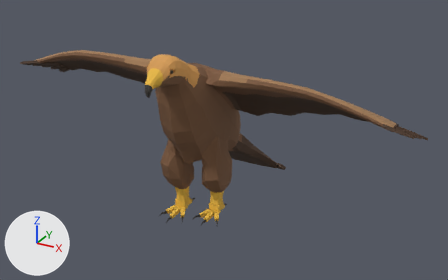
The glTF model creatures/experiments/boxmodel/abc/t7x/zoo/eagle/stage4/eagle.glb: old version first, new version second.
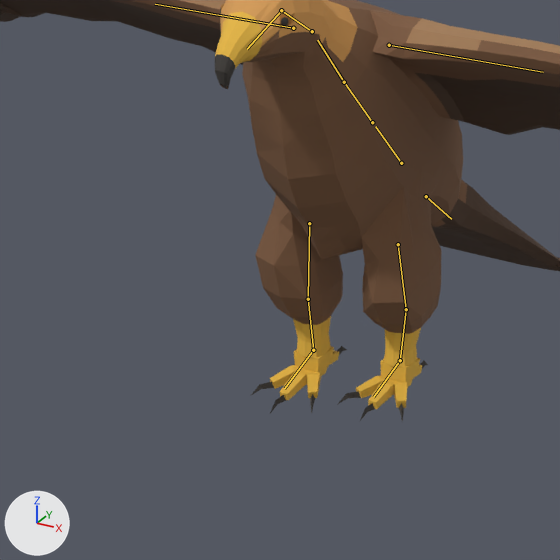
Old and new are each drawn whole from a camera (50 mm lens) standing at (1.305, -2.226, 1.433) and looking at (0.073, 0.013, 0.313) and again close up on the part from 14% to 62% of the width and 23% to 100% of the height. Arrows for +X, +Y and +Z are at lower left; the lights stay in place. The older version's two pictures come first. Both versions are drawn at frame 19 of the action 'attack'; the numbers are the values there. The bones that change, and the others that lie on the model, are drawn over the model as lines in the close-ups.

In view in the first close-up: 'body', 'piece_footL', 'piece_footR' and 2 more.
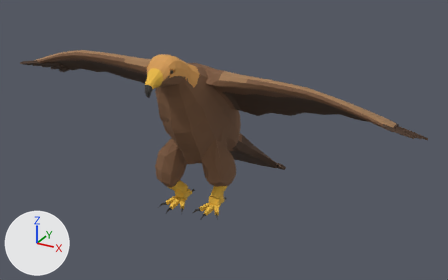
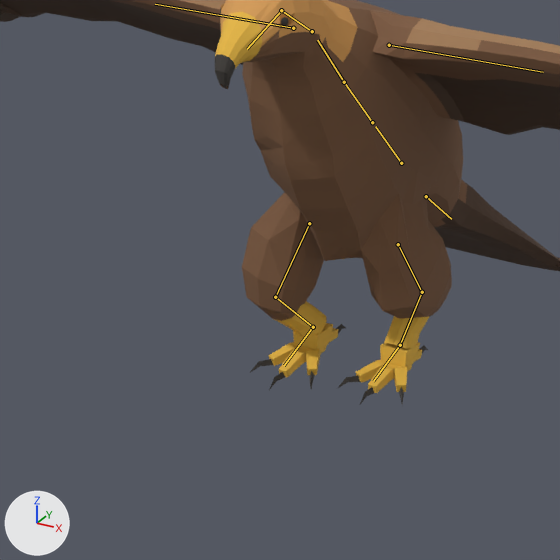
What the commit changed:
Bone 'thigh.L' (bone_thigh_l) turns from (-19, 0, 0) to (-37, 2, 3) degrees about its own x, y and z.
Bone 'shin.L' (bone_shin_l) turns from (23, 0, 0) to (67, 7, -7) degrees about its own x, y and z.
Bone 'foot.L' (bone_foot_l) turns from (0, 0, 0) to (-26, 6, -2) degrees about its own x, y and z.
Bone 'thigh.R' (bone_thigh_r) turns from (0, 0, 0) to (23, 3, -13) degrees about its own x, y and z.
Bone 'shin.R' (bone_shin_r) turns from (0, 0, 0) to (-54, 16, 30) degrees about its own x, y and z.
Bone 'foot.R' (bone_foot_r) turns from (0, 0, 0) to (35, -15, -15) degrees about its own x, y and z.

Pixel boxes [x1, y1, x2, y2] of what changed, in the close-ups (560 x 560 px):
'body', posed: before [0, 0, 560, 367]; after [0, 0, 560, 349]
'piece_footR', posed: before [251, 346, 346, 413]; after [250, 323, 346, 390]
'piece_footL', posed: before [337, 358, 428, 421]; after [337, 342, 428, 404]
bone 'thigh.L', root to tip: before (398, 244) to (406, 309); after (398, 244) to (422, 292)
bone 'shin.L', root to tip: before (406, 309) to (400, 360); after (422, 292) to (400, 345)
bone 'foot.L', root to tip: before (400, 360) to (373, 397); after (400, 345) to (373, 381)
bone 'thigh.R', root to tip: before (309, 223) to (308, 299); after (309, 223) to (275, 297)
bone 'shin.R', root to tip: before (308, 299) to (313, 350); after (275, 297) to (313, 327)
bone 'foot.R', root to tip: before (313, 350) to (284, 388); after (313, 327) to (284, 365)
